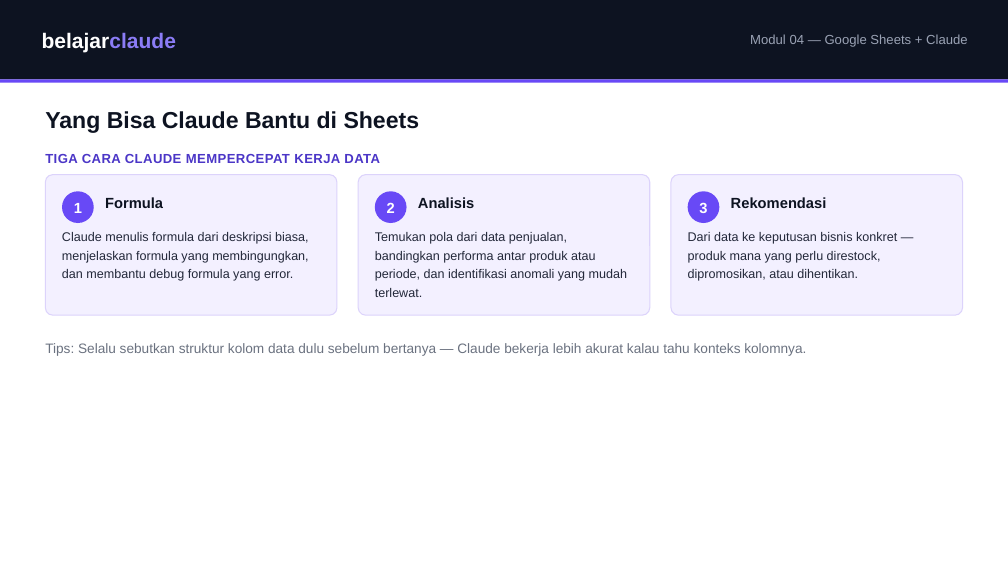
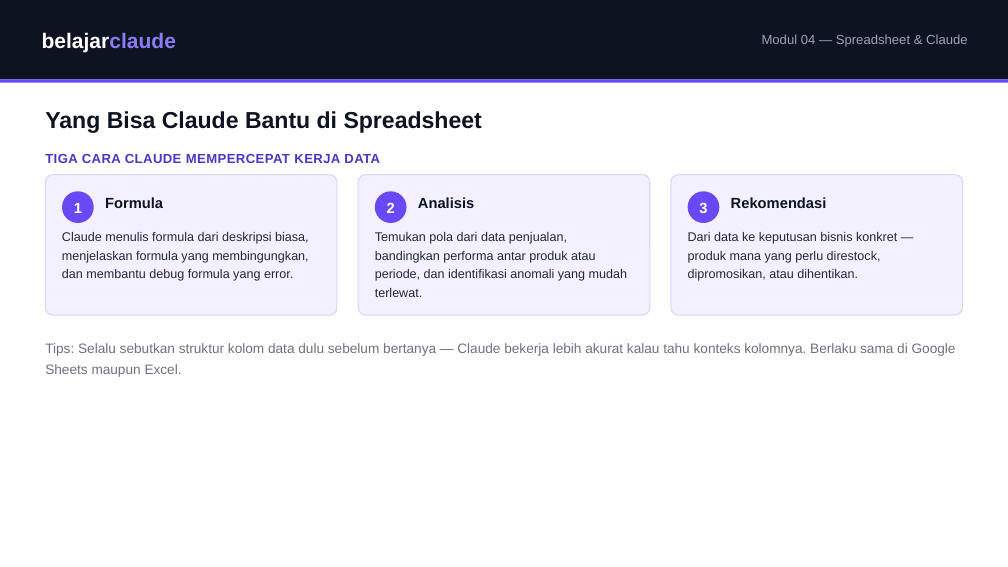
Before and after one commit to juliautomo/belajar-claude, a slide deck: slide 2 of K2-Produktivitas/M04-Google-Sheets/K2-M04-Google-Sheets.pptx. Drawn at 1008x567 pixels with LibreOffice and Linux fonts; fonts in the diff are those of the drawing. Boxes give left, top, right and bottom in pixels: in the first picture for what was removed or moved away, otherwise in the second. Text is boxed around its words. In the diff, an @@ line names an element or a change of style, - is before the commit and + after.

Commit message:
K2 M4: rename module to Spreadsheet & Claude, add Excel intro, restructure CSV to transactional data (~180 rows), generic Alur Prompt with new Excel-file-output step, remove 100% Gratis labels, add workflow automation title, move Claude in Chrome tip to bottom, label Apps Script as Sheets-specific with VBA pointer

```diff
--- a/K2-Produktivitas/M04-Google-Sheets/K2-M04-Google-Sheets.pptx
+++ b/K2-Produktivitas/M04-Google-Sheets/K2-M04-Google-Sheets.pptx
@@ text at [762,34,968,47]: text changed @@
-Modul 04 — Google Sheets + Claude
+Modul 04 — Spreadsheet & Claude
@@ text at [45,111,482,133]: text changed @@
-Yang Bisa Claude Bantu di Sheets
+Yang Bisa Claude Bantu di Spreadsheet
@@ text at [45,343,956,377]: text changed @@
-Tips: Selalu sebutkan struktur kolom data dulu sebelum bertanya — Claude bekerja lebih akurat kalau tahu konteks kolomnya.
+Tips: Selalu sebutkan struktur kolom data dulu sebelum bertanya — Claude bekerja lebih akurat kalau tahu konteks kolomnya. Berlaku sama di Google Sheets maupun Excel.
```
Also in this commit, not shown: 6 other slides changed, 2 other files.
